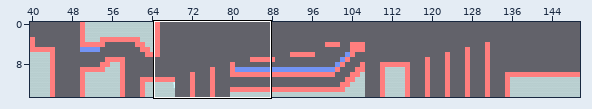
An edit to a level. Tiled map, Output/Assets/tiles/SnowMap.tmx. Above: a wide view before the commit, with the close-up outlined.
Close-up. Earlier state:
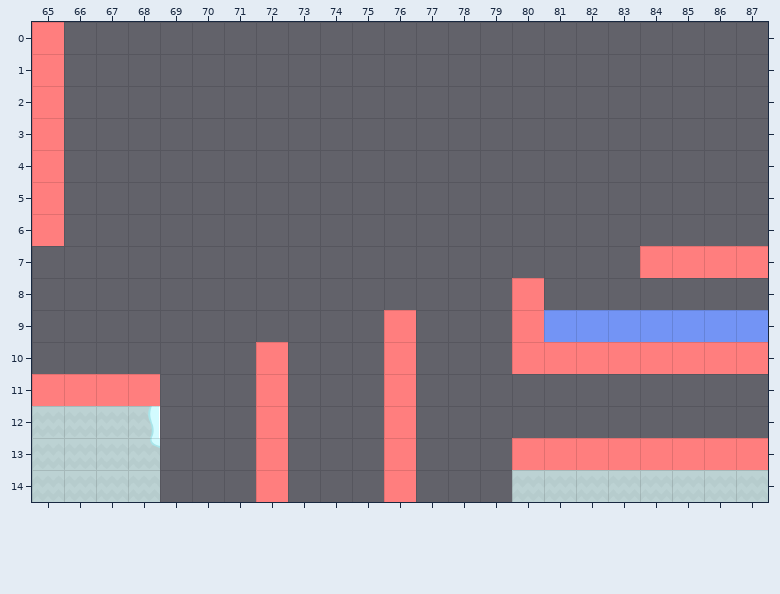
Cells are 70x70 px. Shown: x 65..87, y 0..14. The commit also changed other parts of the map, which this record leaves out.
New version:
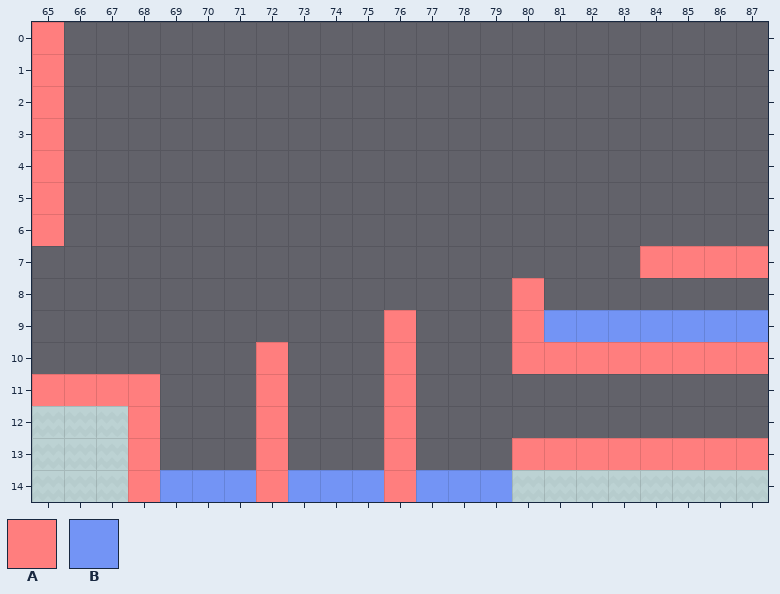
Key: from "Collisions": A 0, B 1.
_ is an empty cell, . an unchanged one.
The edit:
--- layer "Collisions"
@@ x 68..79 @@
-12 _...........
-13 _...........
-14 ____.___.___
+12 A...........
+13 A...........
+14 ABBB.BBB.BBB
